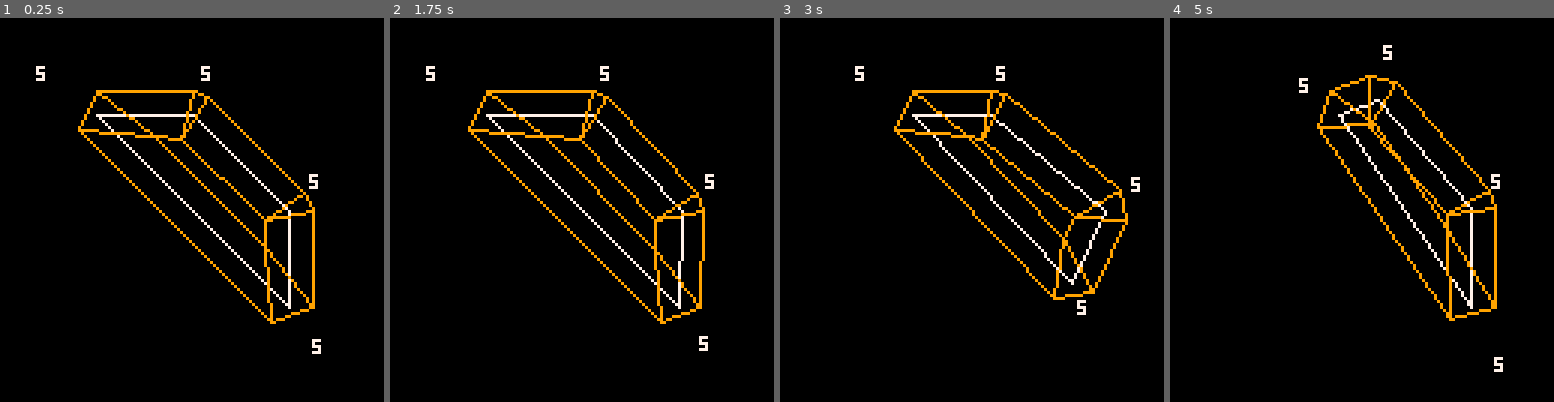
Above: before the commit, frames 1-4 (left to right).
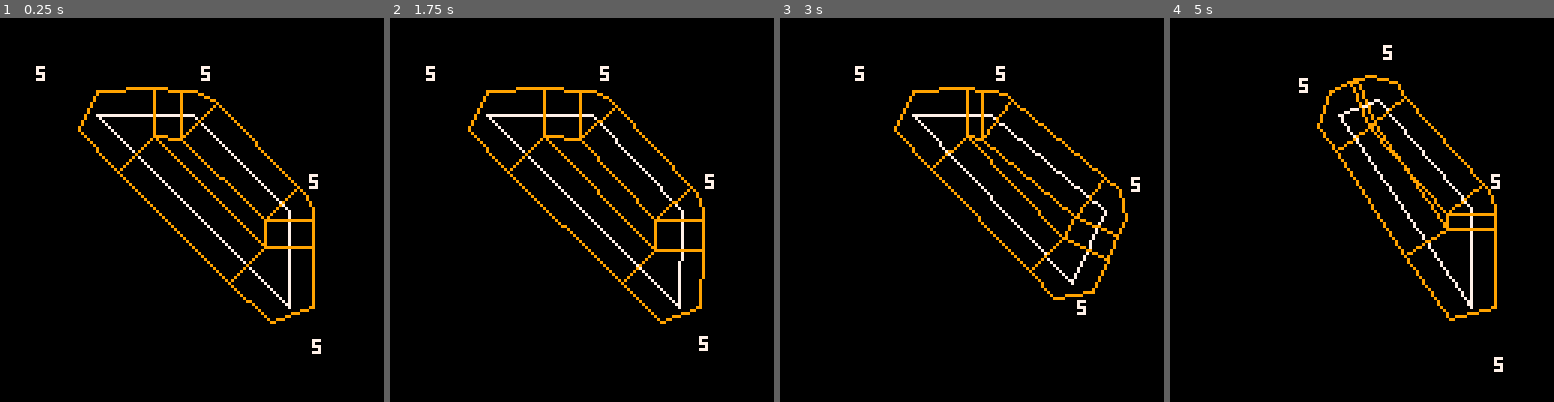
Above: after the commit, the same moments.

Repository: freds72/topgear
Game: PICO-8 cartridge carts/bend.p8
Same seed, same stepped clock (60 frames per second), same inputs: the game is played once before the commit and once after it.
Inputs:
- Up to frame 1 (0.25 s): no input
- Up to frame 2 (1.75 s): tap O (Z key) at 0.7, 1.7 s; hold Right from 1.6 s (still down)
- Up to frame 3 (3 s): release Right at 2.1 s; tap O (Z key) at 2.1, 2.5, 2.9 s; hold Up 2.15-2.42 s; hold Right from 2.47 s (still down)
- Up to frame 4 (5 s): release Right at 3.03 s; hold Left 3.08-3.58 s; tap O (Z key) every 0.4 s from 3.3 to 4.9 s; hold Down 3.63-3.97 s; hold Right 4.02-4.68 s; hold Up from 4.73 s (still down)

The runs differ from the first frame. In frame 1, 2.4% of the frame differs, in the area x 21-82%, y 17-79%; in frame 2, 2.0%; in frame 3, 1.8%; in frame 4, 1.9%.

Commit message:
added straight segment cap

Diff:
--- a/carts/bend.p8
+++ b/carts/bend.p8
@@ -108,18 +108,23 @@
 				p3=v_add(t2,t2.v,side*8)
 				-- get the "opposite" point
 				out=v_add(t2,make_v(t2,out),-side)
+				-- get caps
+				local out_2=v_add(out,t1.v,2*side*8)
+				local out_3=v_add(out,t2.v,2*side*8)
 
 				if i>0 then
-					add(faces,{p2,out,left_side[#left_side],right_side[#right_side]})
+					add(faces,{out_2,out,left_side[#left_side],right_side[#right_side]})
 				end
 				-- inner slice
 				if side==1 then
-					add(faces,{p3,p2,out})
+					add(faces,{out,out_3,p3,p2,out_2})
 				else
-					add(faces,{p2,p3,out})
+					add(faces,{out,out_2,p2,p3,out_3})
 				end
+				add(right_side,out_2) -- out cap
 				add(right_side,p2) -- p2
 				add(right_side,p3) -- p3 (bevel)
+				add(right_side,out_3) -- out cap
 				add(left_side,out)
 			end
 		end
